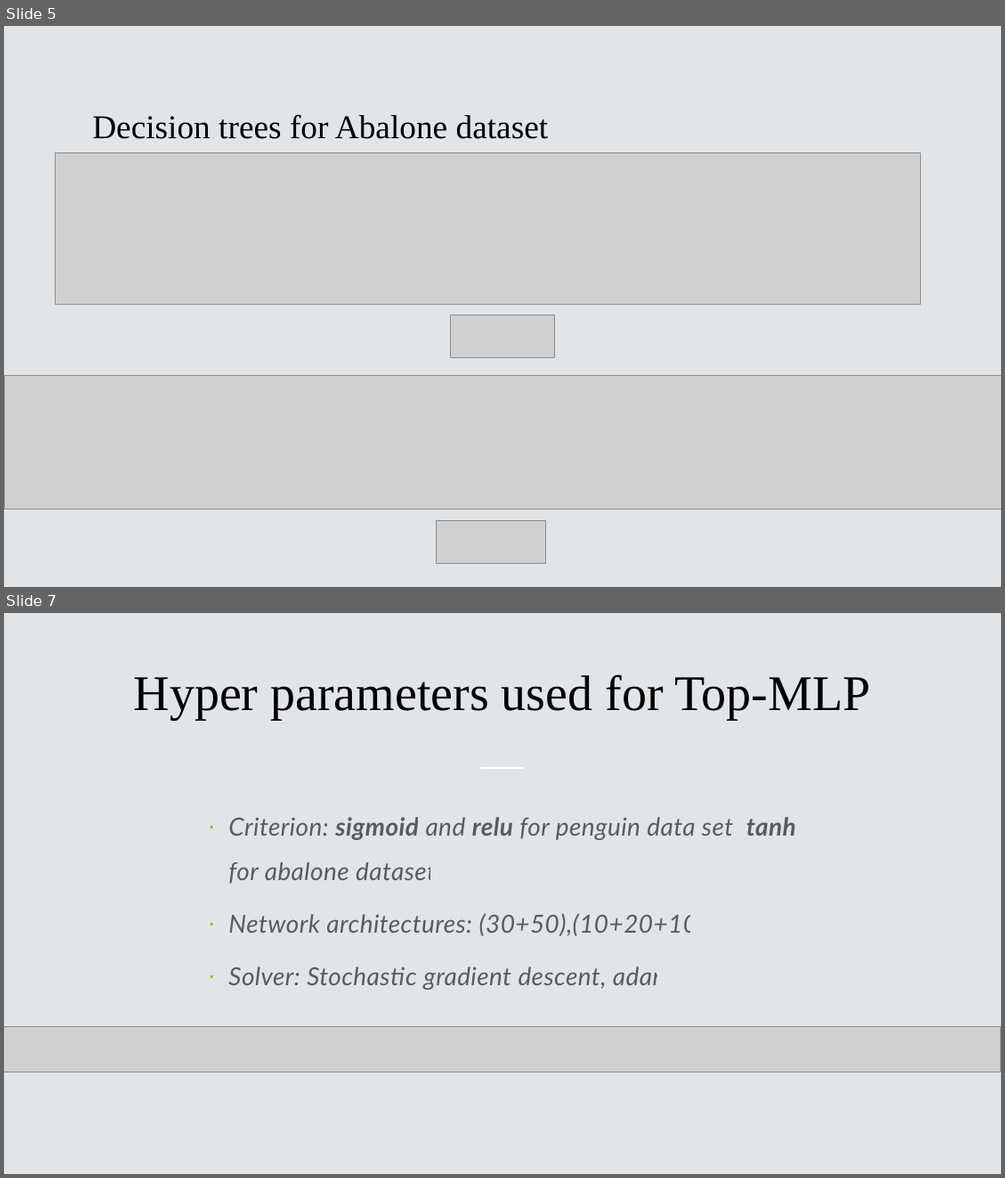
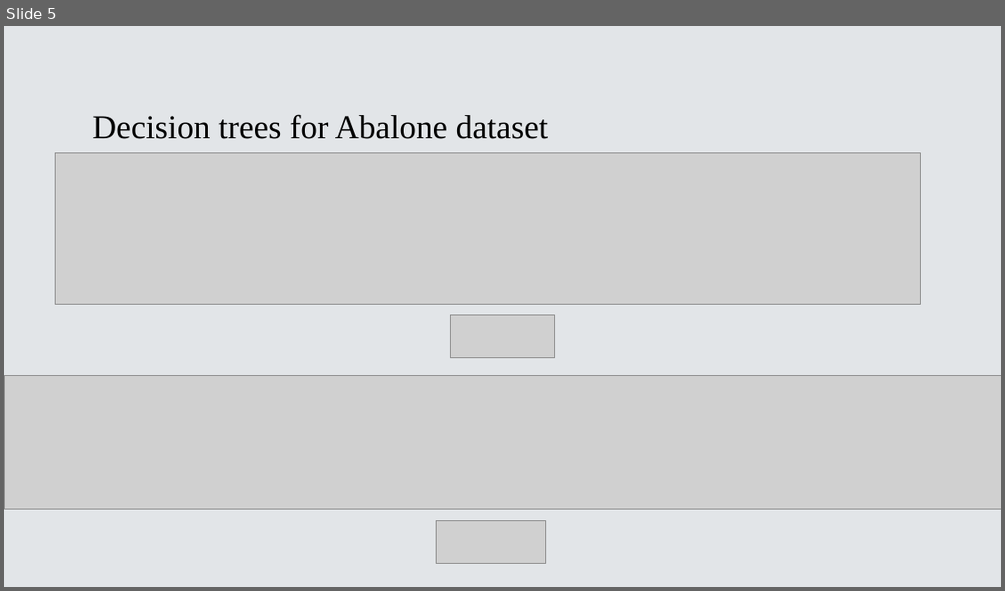
Before and after one commit to Ghaith-Chrit/COMP-472-A1, a slide deck: Assignment 1 – COMP-472 - presentation.pptx. Shown one above the other, each under a label of ours: slides 5 and 7 before the commit, slide 5 after it; the slides between them are not shown. The pictures are 1005x1178 and 1005x591 pixels, drawn with LibreOffice and Linux fonts; fonts in the diff are those of the drawing; grey boxes stand for pictures. Boxes give left, top, right and bottom in pixels: in the first picture for what was removed or moved away, otherwise in the second. Text is boxed around its words. In the diff, an @@ line names an element or a change of style, - is before the commit and + after.

```diff
--- a/Assignment 1 – COMP-472 - presentation.pptx
+++ b/Assignment 1 – COMP-472 - presentation.pptx
@@ slide 7 removed at (4,613,1001,1174), background #E2E5E8 @@
@@ title removed at (134,674,871,720) @@
-Hyper parameters used for Top-MLP
@@ line removed from (479, 768) to (524, 768) @@
@@ text removed at (228,817,796,989) @@
-· Criterion: sigmoid and relu for penguin data set, tanh for abalone dataset
-· Network architectures: (30+50),(10+20+10)
-· Solver: Stochastic gradient descent, adam
@@ picture removed at (4,1027,1000,1071) @@
```
Also in this commit, not shown: 5 other slides removed.
